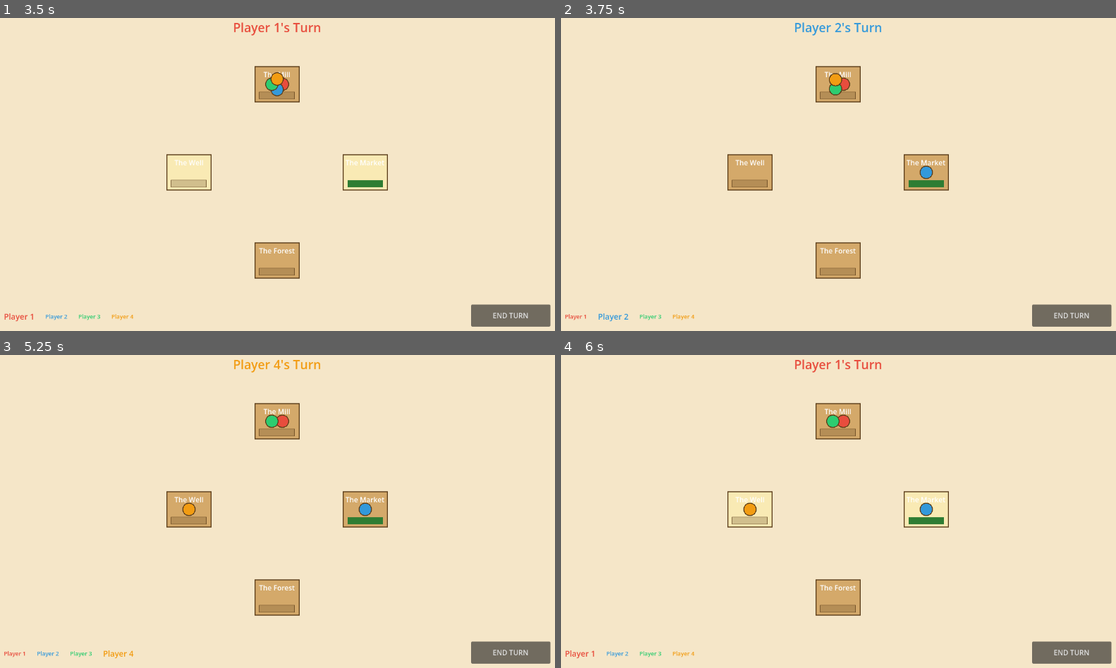
Above: before the commit, frames 1-4 (two rows, left to right).
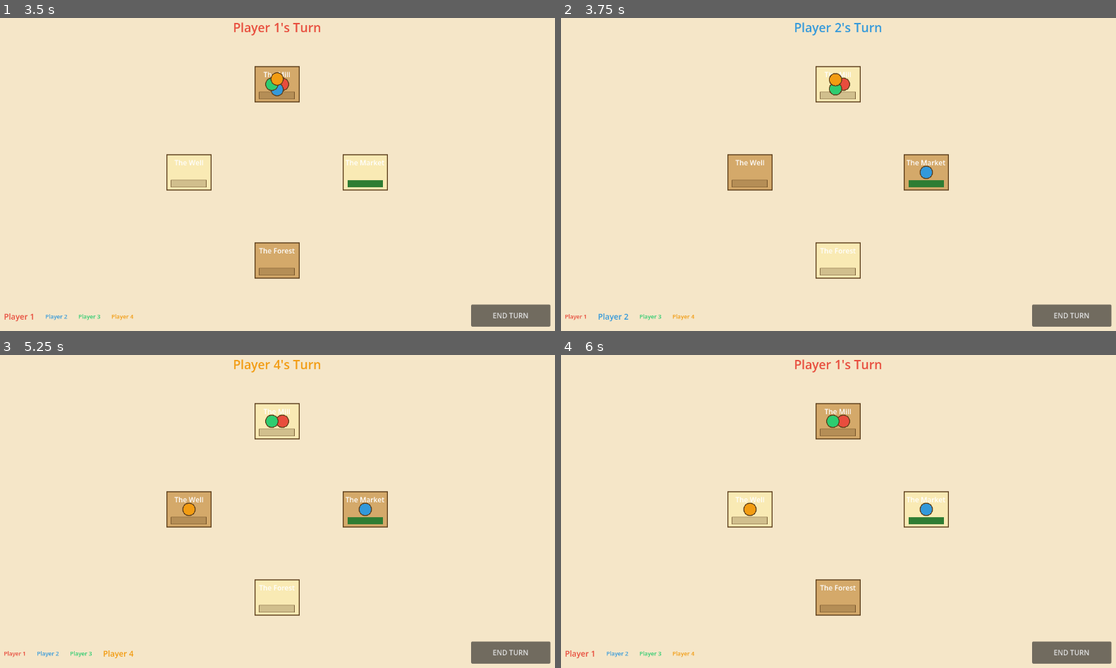
Above: after the commit, the same moments.

Repository: arlopurcell/horrified-board-game
Game: Godot game, scene res://scenes/Main.tscn
The game is run twice, just before and just after one commit, with the same random seed, the same clock (stepped at 60 frames per second) and the same inputs. The project has no main scene, so this scene is started directly.
Inputs (mouse positions are in pixels of both pictures, inside the frame that each line leads up to):
- Up to frame 1 (3.5 s): click "END TURN" at 0.5 s; click "END TURN" at 1.25 s; click "END TURN" at 2 s; tap Enter at 2.75 s; move the mouse to (255, 68) at 2.77 s; click (255, 68) at 2.92 s
- Up to frame 2 (3.75 s): tap Space at 3.5 s; move the mouse to (905, 155) at 3.52 s; click (905, 155) at 3.67 s
- Up to frame 3 (5.25 s): tap Enter at 4.25 s; move the mouse to (255, 580) at 4.27 s; click (255, 580) at 4.42 s; tap Space at 5 s; move the mouse to (166, 492) at 5.02 s; click (166, 492) at 5.17 s
- Up to frame 4 (6 s): tap Enter at 5.75 s; move the mouse to (1005, 558) at 5.77 s; click (1005, 558) at 5.92 s

Frame 1 is identical in both runs. In frame 2, 1.5% of the frame differs, in the area x 45-54%, y 15-83%; in frame 3, 1.5%; in frame 4, nothing differs.

Commit message:
feat: replace move_used bool with moves_remaining counter (4 moves per turn)

Diff:
--- a/autoloads/GameManager.gd
+++ b/autoloads/GameManager.gd
@@ -3,18 +3,19 @@
 signal turn_changed(player_index: int)
 signal player_moved(player_index: int, space_id: int)
 
+const MOVES_PER_TURN := 4
+const PLAYER_COLORS: Array[Color] = [
+    Color(0.91, 0.30, 0.24),
+    Color(0.20, 0.60, 0.86),
+    Color(0.18, 0.80, 0.44),
+    Color(0.95, 0.61, 0.07),
+]
+const PLAYER_NAMES: Array[String] = ["Player 1", "Player 2", "Player 3", "Player 4"]
+
 var players: Array[PlayerData] = []
 var active_player_index: int = 0
-var move_used: bool = false
+var moves_remaining: int = 0
 var board_data: BoardData = null
-
-const PLAYER_COLORS: Array[Color] = [
-    Color(0.91, 0.30, 0.24),   # red
-    Color(0.20, 0.60, 0.86),   # blue
-    Color(0.18, 0.80, 0.44),   # green
-    Color(0.95, 0.61, 0.07),   # orange
-]
-const PLAYER_NAMES: Array[String] = ["Player 1", "Player 2", "Player 3", "Player 4"]
 
 func start_game(player_count: int) -> void:
     player_count = clampi(player_count, 2, 4)
@@ -30,18 +31,18 @@
         p.current_space_id = 0
         players.append(p)
     active_player_index = 0
-    move_used = false
+    moves_remaining = MOVES_PER_TURN
     turn_changed.emit(0)
 
 func try_move(space_id: int) -> bool:
-    if move_used or players.is_empty() or board_data == null:
+    if moves_remaining <= 0 or players.is_empty() or board_data == null:
         return false
     var current_player := players[active_player_index]
     var current_space := board_data.get_space(current_player.current_space_id)
     if current_space == null or space_id not in current_space.neighbors:
         return false
     current_player.current_space_id = space_id
-    move_used = true
+    moves_remaining -= 1
     player_moved.emit(active_player_index, space_id)
     return true
 
@@ -49,7 +50,7 @@
     if players.is_empty():
         return
     active_player_index = (active_player_index + 1) % players.size()
-    move_used = false
+    moves_remaining = MOVES_PER_TURN
     turn_changed.emit(active_player_index)
 
 func get_active_player() -> PlayerData:
@@ -58,7 +59,7 @@
     return players[active_player_index]
 
 func get_legal_moves() -> Array[int]:
-    if move_used or players.is_empty() or board_data == null:
+    if moves_remaining <= 0 or players.is_empty() or board_data == null:
         return []
     var current_player := players[active_player_index]
     var current_space := board_data.get_space(current_player.current_space_id)
